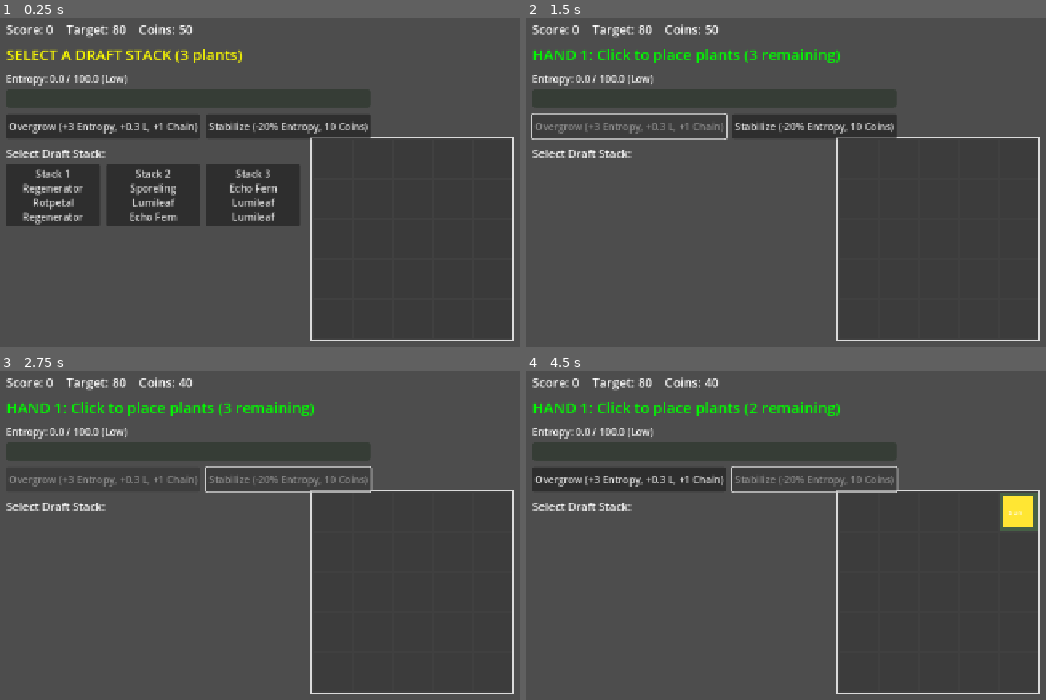
Above: before the commit, frames 1-4 (two rows, left to right).
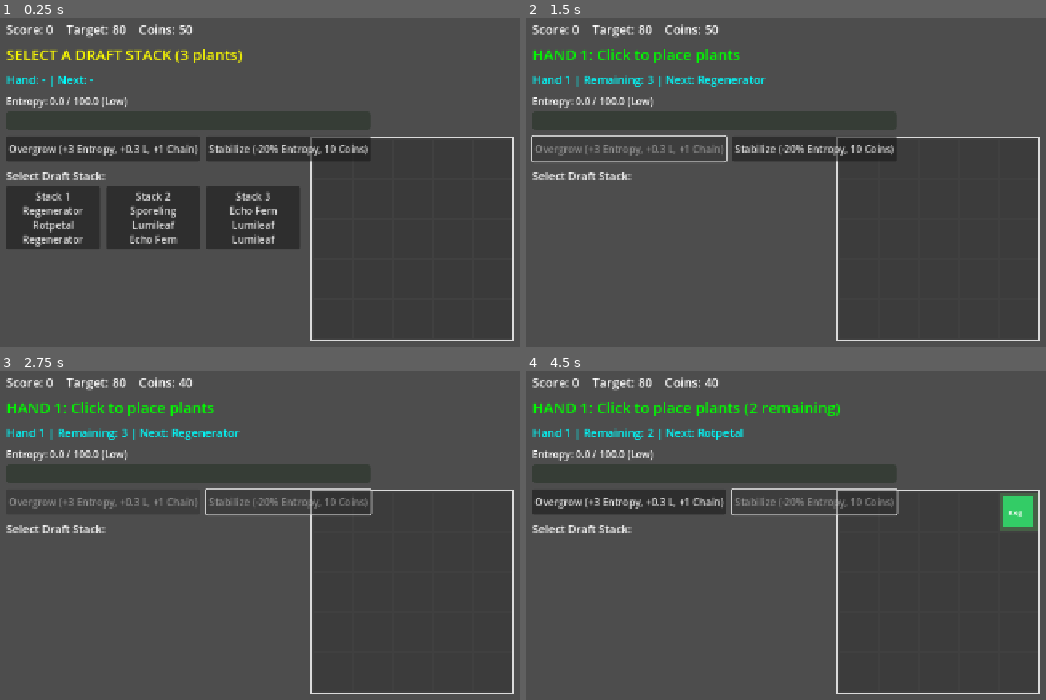
Above: after the commit, the same moments.

Repository: missgun03/garden-of-odds
Game: Godot game, scene res://scenes/Main.tscn
The game is run twice, just before and just after one commit, with the same random seed, the same clock (stepped at 60 frames per second) and the same inputs.
Inputs (mouse positions are in pixels of both pictures, inside the frame that each line leads up to):
- Up to frame 1 (0.25 s): no input
- Up to frame 2 (1.5 s): click "Stack 1 Regenerator Rotpetal …" at 0.5 s; click "Overgrow (+3 Entropy, +0.3 L,…" at 1.25 s
- Up to frame 3 (2.75 s): click "Stabilize (-20% Entropy, 10 C…" at 2 s
- Up to frame 4 (4.5 s): tap Enter at 2.75, 3.5, 4.25 s; move the mouse to (outside the picture) at 2.77 s; click (outside the picture) at 2.92 s; move the mouse to (765, 614) at 3.52 s; click (765, 614) at 3.67 s; move the mouse to (1004, 492) at 4.27 s; click (1004, 492) at 4.42 s

The runs differ from the first frame. In frame 1, 16% of the frame differs, in the area x 1-72%, y 17-71%; in frame 2, 5.9%; in frame 3, 4.2%; in frame 4, 6.7%.

Commit message:
feat: Implement hand management system for multi-plant placement
Now players can place different plants from draft stack instead of hardcoded Sunbud.

SeasonManager.gd:
- Added current_hand_plants: Array[Plant] to store actual instances
- Added next_plant_index to track which plant to place next
- _create_hand_plants_from_stack() creates Plant instances from selected stack
- get_next_plant_to_place() returns next plant without removing it
- advance_plant_index() moves to next plant after placement
- get_plants_remaining_in_hand() and get_next_plant_name() for UI

Main.gd:
- _try_place_plant_at_mouse() now uses season_manager.get_next_plant_to_place()
- Calls advance_plant_index() and place_plant_in_hand() after placing
- Updates HUD hand info after each placement

HUD.gd:
- Added hand_info_label to show current hand status
- update_hand_info() displays: Hand number, remaining plants, next plant name
- Shows real-time feedback: "Hand 1 | Remaining: 3 | Next: Seedbomb"

Flow: Select Stack -> Creates Plants -> Place 1st -> Place 2nd -> Place 3rd -> Bloom
All 12 plant types now functional with dynamic L rules from CSV data.

Diff:
--- a/scripts/HUD.gd
+++ b/scripts/HUD.gd
@@ -23,6 +23,7 @@
 var entropy_bar: ProgressBar
 var entropy_label: Label
 var status_label: Label  # แสดงสถานะเกม
+var hand_info_label: Label  # แสดงข้อมูล hand ปัจจุบัน
 
 var overgrow_button: Button
 var stabilize_button: Button
@@ -80,6 +81,13 @@
 	status_label.add_theme_color_override("font_color", Color.YELLOW)
 	vbox.add_child(status_label)
 
+	# === Hand Info Label ===
+	hand_info_label = Label.new()
+	hand_info_label.text = "Hand: - | Next: -"
+	hand_info_label.add_theme_font_size_override("font_size", 18)
+	hand_info_label.add_theme_color_override("font_color", Color.CYAN)
+	vbox.add_child(hand_info_label)
+
 	# === Entropy Bar ===
 	var entropy_panel = VBoxContainer.new()
 	entropy_panel.add_theme_constant_override("separation", 5)
@@ -208,6 +216,17 @@
 		status_label.add_theme_color_override("font_color", color)
 		print("HUD: Status updated - %s" % message)
 
+## อัพเดทข้อมูล hand
+func update_hand_info() -> void:
+	if not hand_info_label or not season_manager:
+		return
+
+	var remaining = season_manager.get_plants_remaining_in_hand()
+	var next_plant = season_manager.get_next_plant_name()
+	var hand_num = season_manager.current_hand
+
+	hand_info_label.text = "Hand %d | Remaining: %d | Next: %s" % [hand_num, remaining, next_plant]
+
 ## Overgrow pressed
 func _on_overgrow_pressed() -> void:
 	if overgrow_active:
--- a/scripts/Main.gd
+++ b/scripts/Main.gd
@@ -161,9 +161,11 @@
 		SeasonManager.SeasonState.HAND_1_DRAFTING, SeasonManager.SeasonState.HAND_2_DRAFTING:
 			_start_drafting(new_state)
 		SeasonManager.SeasonState.HAND_1_PLACING:
-			hud.update_status("HAND 1: Click to place plants (3 remaining)", Color.GREEN)
+			hud.update_status("HAND 1: Click to place plants", Color.GREEN)
+			hud.update_hand_info()
 		SeasonManager.SeasonState.HAND_2_PLACING:
-			hud.update_status("HAND 2: Click to place plants (3 remaining)", Color.GREEN)
+			hud.update_status("HAND 2: Click to place plants", Color.GREEN)
+			hud.update_hand_info()
 		SeasonManager.SeasonState.MINI_BLOOM:
 			hud.update_status("MINI BLOOM...", Color.CYAN)
 		SeasonManager.SeasonState.FULL_BLOOM:
@@ -258,7 +260,7 @@
 		if board.is_position_empty(grid_pos):
 			board.show_placeholder(grid_pos, true)
 
-## วางพืชที่ตำแหน่ง mouse (สำหรับ testing)
+## วางพืชที่ตำแหน่ง mouse
 func _try_place_plant_at_mouse(mouse_pos: Vector2) -> void:
 	# แปลง screen mouse position -> board local position
 	# mouse_pos จาก event.position เป็น viewport position
@@ -275,11 +277,20 @@
 	if not board.is_position_empty(grid_pos):
 		return
 
-	# สร้างพืชจาก PlantFactory (ตอนนี้ hardcode เป็น Sunbud)
-	var plant = plant_factory.create_plant_by_name("Sunbud")
+	# ดึงพืชจาก hand
+	var plant = season_manager.get_next_plant_to_place()
 	if not plant:
-		push_error("Failed to create plant")
-		return
+		push_warning("No plant available in hand to place")
+		return
+
+	print("Placing plant: %s" % plant.plant_name)
 
 	# วางพืช
 	board.place_plant(plant, grid_pos)
+
+	# อัพเดท hand state
+	season_manager.advance_plant_index()
+	season_manager.place_plant_in_hand()
+
+	# อัพเดท HUD
+	hud.update_hand_info()
--- a/scripts/SeasonManager.gd
+++ b/scripts/SeasonManager.gd
@@ -33,8 +33,12 @@
 
 # Draft Stack
 var available_stacks: Array = []  # Array of Arrays (3 stacks, each 3 plants)
-var selected_stack: Array = []
+var selected_stack: Array = []  # Array of {plant_name, plant_id} dictionaries
 var reroll_available: bool = true
+
+# Hand Management
+var current_hand_plants: Array[Plant] = []  # Actual Plant instances for current hand
+var next_plant_index: int = 0  # Which plant to place next from current_hand_plants
 
 # Season data
 var season_score: int = 0
@@ -112,7 +116,34 @@
 		return
 
 	selected_stack = available_stacks[stack_index]
+
+	# สร้าง Plant instances จาก selected_stack
+	_create_hand_plants_from_stack()
+
 	_change_state(SeasonState.HAND_1_DRAFTING)
+
+## สร้าง Plant instances จาก selected_stack
+func _create_hand_plants_from_stack() -> void:
+	# ล้าง hand เก่า
+	for plant in current_hand_plants:
+		if plant and is_instance_valid(plant):
+			plant.queue_free()
+	current_hand_plants.clear()
+	next_plant_index = 0
+
+	if not plant_factory:
+		push_error("SeasonManager: PlantFactory not set")
+		return
+
+	# สร้างพืชจาก selected_stack
+	for plant_data in selected_stack:
+		var plant_name = plant_data.get("plant_name", "Sunbud")
+		var plant = plant_factory.create_plant_by_name(plant_name)
+		if plant:
+			current_hand_plants.append(plant)
+			print("SeasonManager: Created %s for hand" % plant_name)
+
+	print("SeasonManager: Hand ready with %d plants" % current_hand_plants.size())
 
 ## Reroll draft stacks (1 ครั้งต่อฤดู)
 func reroll_draft_stacks() -> void:
@@ -127,11 +158,25 @@
 func start_hand(hand_number: int) -> void:
 	current_hand = hand_number
 	plants_placed_this_hand = 0
+	next_plant_index = 0  # รีเซ็ต index สำหรับ hand ใหม่
 
 	if hand_number == 1:
 		_change_state(SeasonState.HAND_1_PLACING)
 	else:
 		_change_state(SeasonState.HAND_2_PLACING)
+
+## ดึงพืชถัดไปที่จะวาง (ไม่ลบออกจาก hand)
+func get_next_plant_to_place() -> Plant:
+	if next_plant_index >= current_hand_plants.size():
+		push_warning("SeasonManager: No more plants in hand")
+		return null
+
+	var plant = current_hand_plants[next_plant_index]
+	return plant
+
+## เพิ่ม counter หลังวางพืชแล้ว
+func advance_plant_index() -> void:
+	next_plant_index += 1
 
 ## วางพืชในมือปัจจุบัน
 func place_plant_in_hand() -> void:
@@ -237,3 +282,14 @@
 ## Get state name
 func get_state_name() -> String:
 	return SeasonState.keys()[current_state]
+
+## ดูว่ามีพืชเหลือกี่ต้นใน hand
+func get_plants_remaining_in_hand() -> int:
+	return max(0, current_hand_plants.size() - next_plant_index)
+
+## ดูชื่อพืชที่จะวางต่อไป
+func get_next_plant_name() -> String:
+	var plant = get_next_plant_to_place()
+	if plant:
+		return plant.plant_name
+	return "None"
